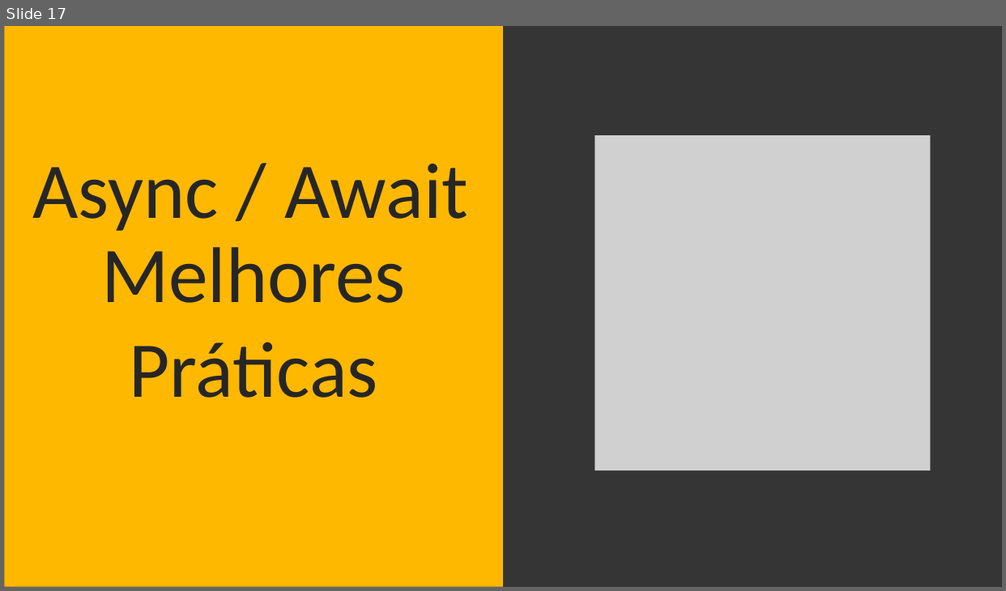
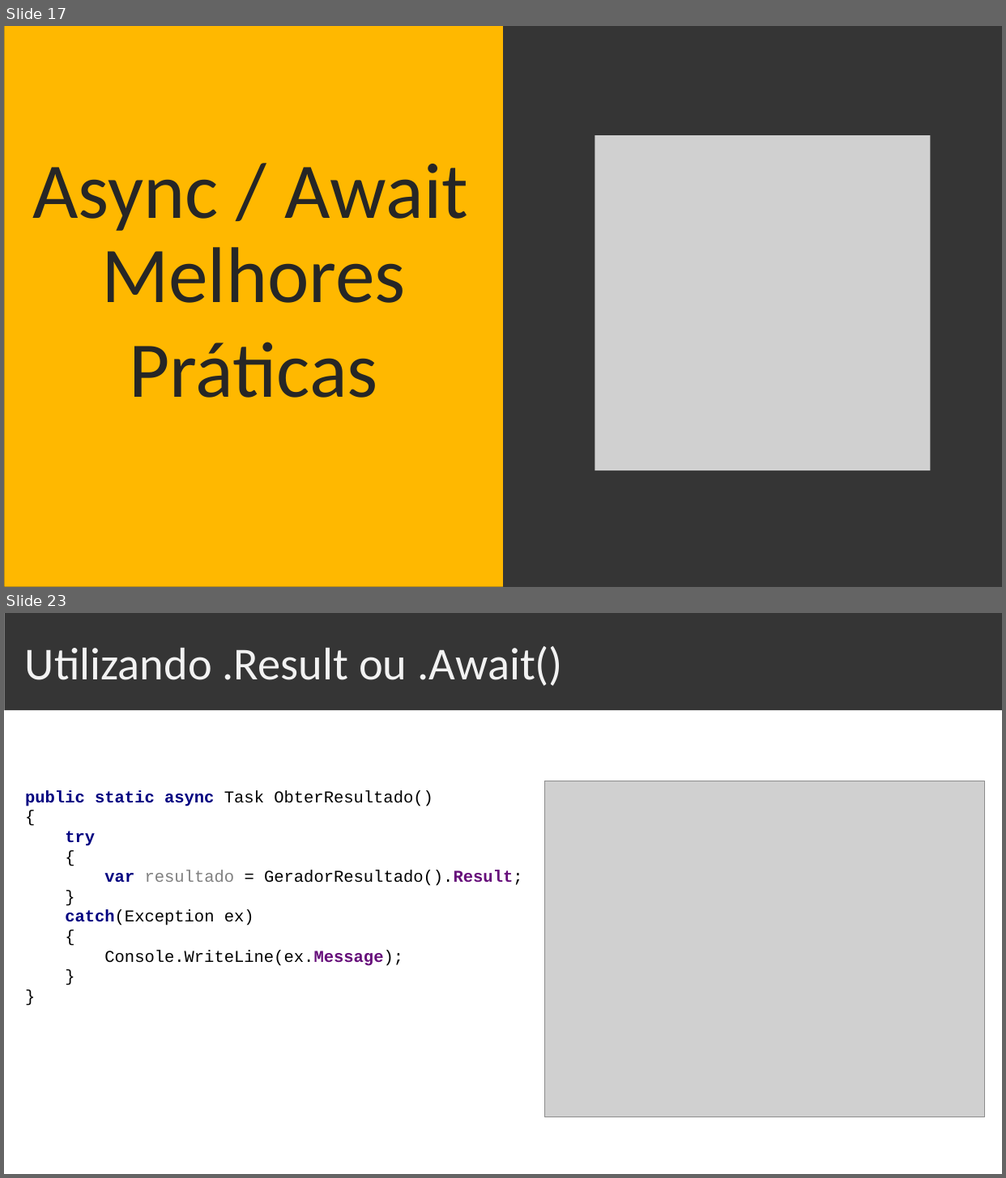
Before and after one commit to sostenes198/.NET-Estudos, a slide deck: AsyncAwait/Apresentacao-Squadra/Apresentacao-Async-Await.pptx. Shown one above the other, each under a label of ours: slide 17 before the commit, slides 17 and 23 after it; the slides between them are not shown. The pictures are 1006x591 and 1006x1178 pixels, drawn with LibreOffice and Linux fonts; fonts in the diff are those of the drawing; grey boxes stand for pictures. Boxes give left, top, right and bottom in pixels: in the first picture for what was removed or moved away, otherwise in the second. Text is boxed around its words. In the diff, an @@ line names an element or a change of style, - is before the commit and + after.

```diff
--- a/AsyncAwait/Apresentacao-Squadra/Apresentacao-Async-Await.pptx
+++ b/AsyncAwait/Apresentacao-Squadra/Apresentacao-Async-Await.pptx
@@ slide 23 added at [4, 613, 1002, 1174], background #FFFFFF @@
@@ freeform shape added at [4, 613, 1002, 710], fill #353535 @@
@@ text added at [25, 646, 563, 686], 44 pt, text #F2F2F2 @@
+Utilizando .Result ou .Await()
@@ picture added at [545, 781, 986, 1118] @@
@@ text added at [25, 790, 523, 966], 16 pt, text #000000 @@
+public static async Task ObterResultado()
+{
+try
+{
+var resultado = GeradorResultado().Result;
+}
+catch(Exception ex)
+{
+Console.WriteLine(ex.Message);
+}
+}
```
Also in this commit, not shown: 4 slides changed, 22 other slides added, 1 slide removed, 10 other files.
